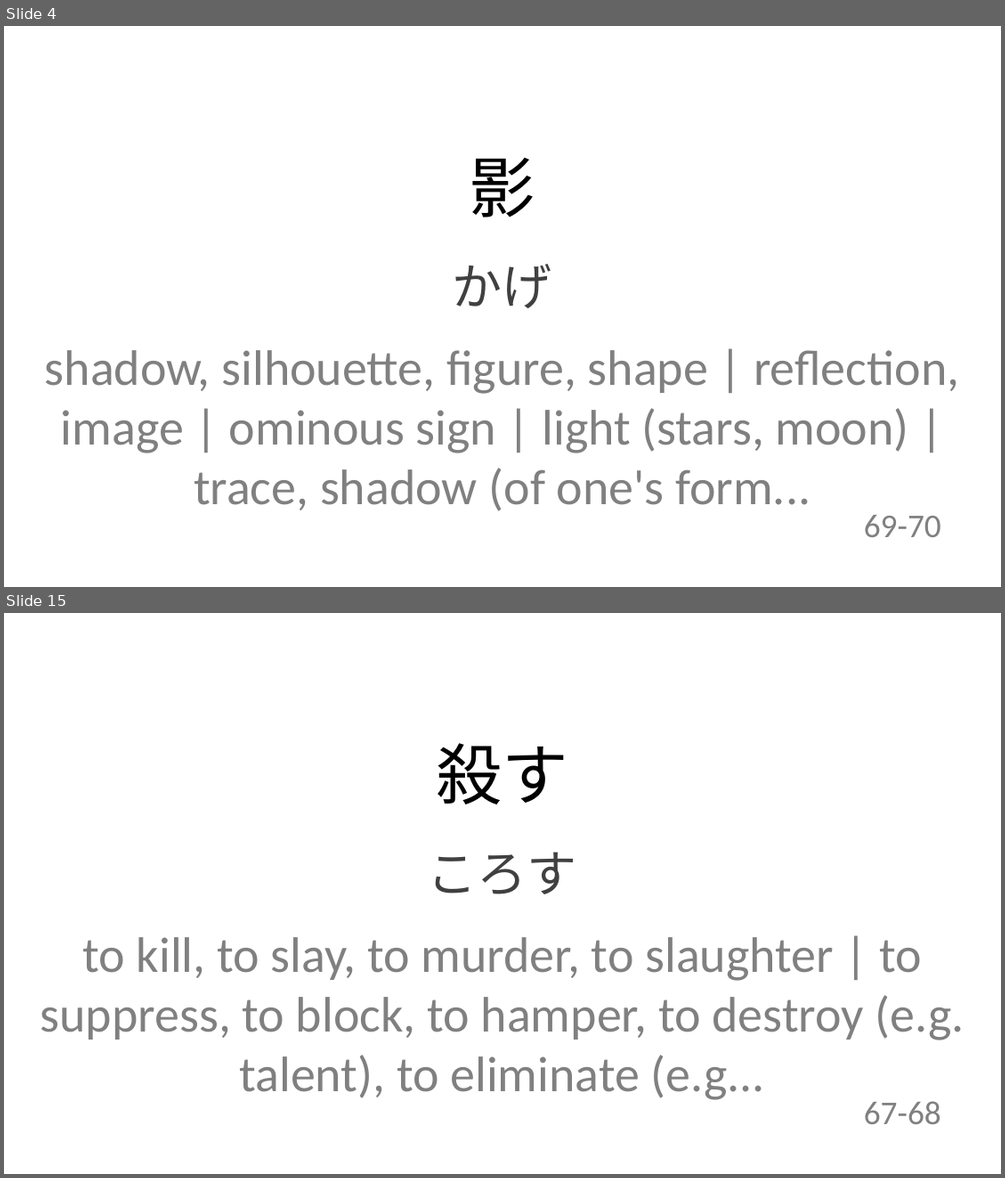
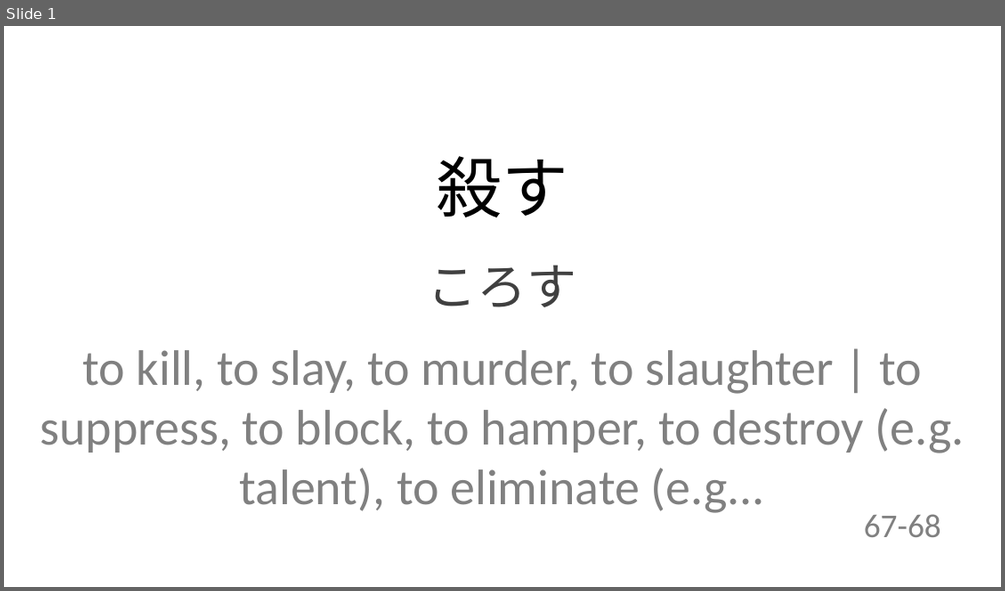
Before and after one commit to ariqRam/ankislide, a slide deck: 10|2-6/2023-10-6/kanji-todaysTest.pptx. Shown one above the other, each under a label of ours: slides 4 and 15 before the commit, slide 1 after it; the slides between them are not shown. The pictures are 1005x1178 and 1005x591 pixels, drawn with LibreOffice and Linux fonts; fonts in the diff are those of the drawing. Boxes give left, top, right and bottom in pixels: in the first picture for what was removed or moved away, otherwise in the second. Text is boxed around its words. In the diff, an @@ line names an element or a change of style, - is before the commit and + after.

```diff
--- a/10|2-6/2023-10-6/kanji-todaysTest.pptx
+++ b/10|2-6/2023-10-6/kanji-todaysTest.pptx
@@ slide 4 removed at [4,26,1001,587], background #FFFFFF @@
@@ text removed at [469,158,536,217] @@
-影
@@ text removed at [453,264,552,308] @@
-かげ
@@ text removed at [45,350,959,511] @@
-shadow, silhouette, figure, shape | reflection, image | ominous sign | light (stars, moon) | trace, shadow (of one's form...
@@ text removed at [864,515,941,537] @@
-69-70
@@ what was slide 15 is now slide 1 @@
```
Also in this commit, not shown: 1 slide changed, 9 slides added, 12 other slides removed, 34 other files.
